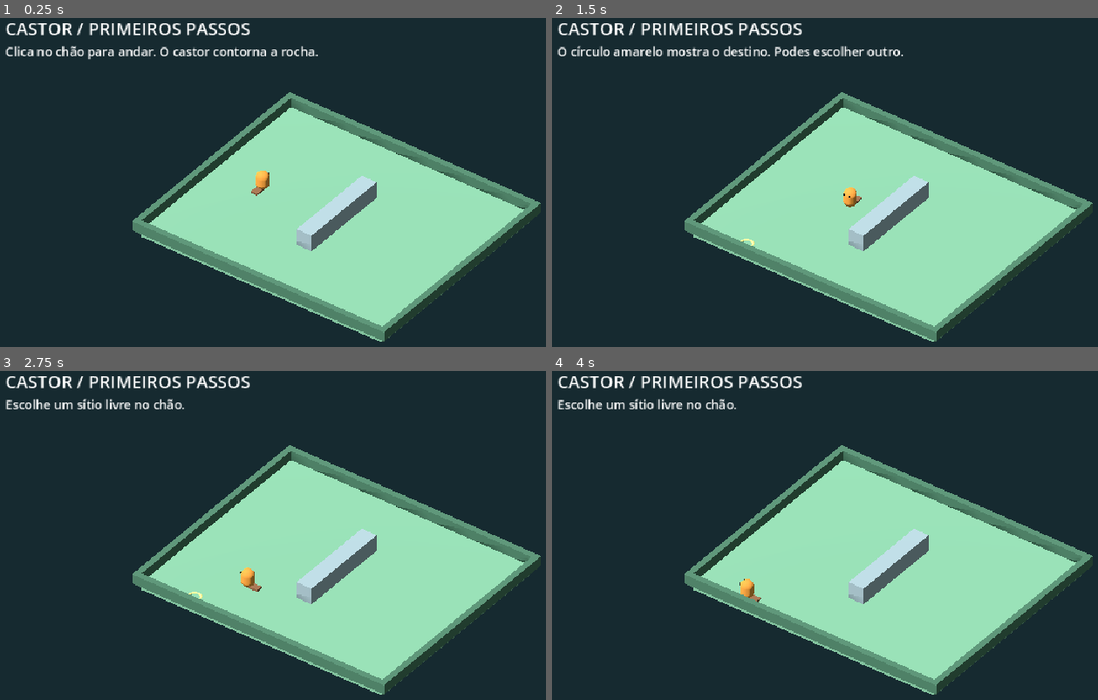
Above: before the commit, frames 1-4 (two rows, left to right).
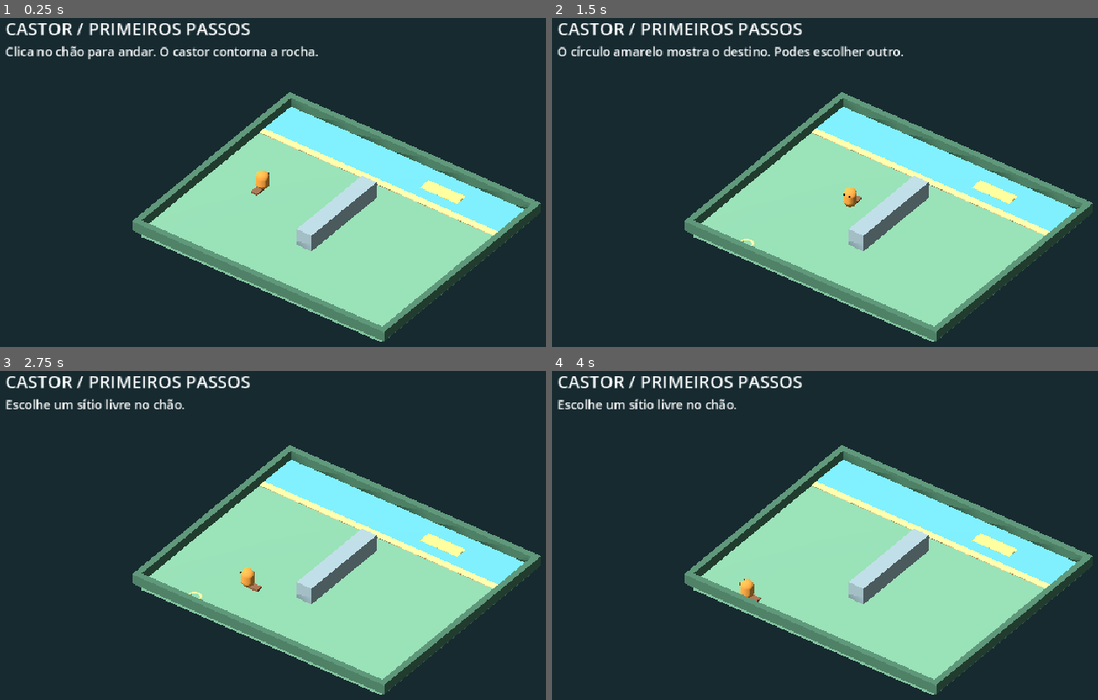
Above: after the commit, the same moments.

Repository: tlpacifico/beaver-valley
Game: Godot game, scene res://scenes/movement.tscn
Same seed, same stepped clock (60 frames per second), same inputs: the game is played once before the commit and once after it.
Inputs (mouse positions are in pixels of both pictures, inside the frame that each line leads up to):
- Up to frame 1 (0.25 s): no input
- Up to frame 2 (1.5 s): tap Enter at 0.5 s; move the mouse to (1043, 198) at 0.52 s; click (1043, 198) at 0.67 s; move the mouse to (748, 241) at 1.27 s; click (748, 241) at 1.42 s
- Up to frame 3 (2.75 s): move the mouse to (404, 479) at 2.02 s; click (404, 479) at 2.17 s
- Up to frame 4 (4 s): move the mouse to (852, 660) at 2.77 s; click (852, 660) at 2.92 s; move the mouse to (1097, 640) at 3.52 s; click (1097, 640) at 3.67 s

The runs differ from the first frame. In frame 1, 5.3% of the frame differs, in the area x 47-97%, y 27-67%; in frame 2, 5.3%; in frame 3, 5.3%; in frame 4, 5.3%.

Commit message:
Complete startup and prepare first play area

Diff:
--- a/game/scripts/movement_world.gd
+++ b/game/scripts/movement_world.gd
@@ -29,6 +29,16 @@
 	var ground := Shapes.solid_box(Vector3(13, 0.4, 11), Color("69967b"))
 	ground.position.y = -0.2
 	add_child(ground)
+	# Flat, non-colliding markers keep the existing walkable prototype intact.
+	var water := Shapes.box(Vector3(13, 0.03, 2.0), Color("579fbd"))
+	water.position = Vector3(0, 0.015, -4.5)
+	add_child(water)
+	var bank := Shapes.box(Vector3(13, 0.035, 0.35), Color("c6aa75"))
+	bank.position = Vector3(0, 0.018, -3.35)
+	add_child(bank)
+	var building_target := Shapes.box(Vector3(2.0, 0.04, 0.65), Color("e8c66a"))
+	building_target.position = Vector3(2.5, 0.025, -4.4)
+	add_child(building_target)
 	var rock := Shapes.solid_box(Vector3(0.8, 0.85, 4.8), Color("84949b"))
 	rock.position.y = 0.425
 	add_child(rock)
Not shown, changed: docs/castor/how-to-run.md
Not shown, changed: docs/castor/roadmap.md
Not shown, changed: docs/castor/roadmaps/01-first-steps.md
Not shown, changed: docs/castor/roadmaps/02-first-play.md
Not shown, changed: docs/castor/startup-plan.md
Not shown, changed: docs/castor/startup-progress.md
Not shown, changed: docs/castor/technical-decisions.md
